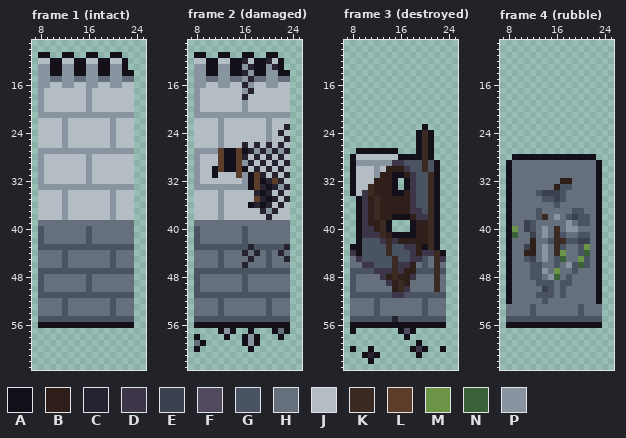
Edited in one commit: pixel-art file (art/structures/town_wall_north.aseprite). This is how it looked before the edit.
32x64 pixels, 4 frames. Colours within 5 levels of each other are drawn and written as one. Shown: frame 1 (intact): x 7..25, y 9..63; frame 2 (damaged): x 7..25, y 9..63; frame 3 (destroyed): x 7..25, y 9..63; frame 4 (rubble): x 7..25, y 9..63.
Palette (. is transparent): A #14101a  B #2e1f1a  C #26222f  D #3d3548  E #3c414f  F #524a5e  G #4a5361  H #66707d  J #b4bcc4  K #3b2a22  L #5c3d2a  M #6b9447  N #3b6138  P #8994a1
New version:
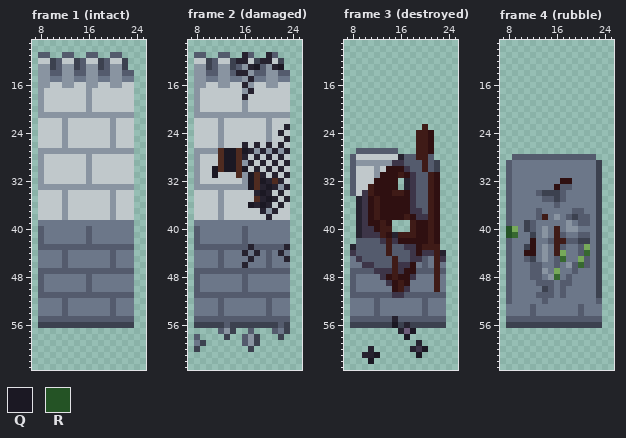
Colours new in this view: Q #1b1823  R #245325
The exact change:
@@ palette @@
-B #2e1f1a
+B #2f1011
-F #524a5e
+F #6c5c79
-G #4a5361
+G #545b6d
-H #66707d
+H #6c7789
-J #b4bcc4
+J #c0c8cb
-K #3b2a22
+K #3f1b17
-L #5c3d2a
+L #4f2b20
-M #6b9447
+M #77a95a
-N #3b6138
+N #376830
--- frame 1 (intact)
@@ x 7..25 @@
 10 ...................
-11 .AA..AA..AA..AA....
-12 .JJAAJJAAJJAAJJA...
-13 .PPAAPPAAPPAAPPA...
-14 .PPAAPPAAPPAAPPAA..
+11 .GG..GG..GG..GG....
+12 .JJEGJJEGJJEGJJE...
+13 .PPEGPPEGPPEGPPE...
+14 .PPGGPPGGPPGGPPGG..
 15 .PPHHPPHHPPHHPPHH..
@@ x 7..25 @@
 55 .GGGGGGGGGGGGGGGG..
-56 .AAAAAAAAAAAAAAAA..
+56 .EEEEEEEEEEEEEEEE..
 57 ...................
--- frame 2 (damaged)
@@ x 7..25 @@
 10 ...................
-11 .AA..AA..AA..AA....
-12 .JJAAJJAACJAACJA...
-13 .PPAAPPAAPCAAPCA...
-14 .PPAAPPAACPAAPPAA..
+11 .GG..GG..CG..CG....
+12 .JJEGJJECCJECCJE...
+13 .PPEGPPEGPCQGPCQ...
+14 .PPGGPPGCCPGGPPGG..
 15 .PPHHPPHHPCHHPPHH..
@@ x 7..25 @@
 26 .JJJJPJJJCJCJCJCJ..
-27 .PPPPLAALACPCPCPC..
-28 .PJJJLAALCJCJCJCJ..
-29 .PJJJLAALPCJCJCJC..
-30 .PJJALAALAJCJCJCJ..
-31 .PJJAJJJLPALCJCJC..
-32 .PJJJJJJJPALACLCJ..
-33 .PPPPPPPPPALCACPC..
-34 .JJJJPJJJJJCACJCJ..
-35 .JJJJPJJJJJLCACJC..
-36 .JJJJPJJJJACACJCJ..
+27 .PPPPLQQLQCPCPCPC..
+28 .PJJJLQQLCJCJCJCJ..
+29 .PJJJLQQLPCJCJCJC..
+30 .PJJQLQQLQJCJCJCJ..
+31 .PJJQJJJLPQLCJCJC..
+32 .PJJJJJJJPQLQCLCJ..
+33 .PPPPPPPPPQLCQCPC..
+34 .JJJJPJJJJJCQCJCJ..
+35 .JJJJPJJJJJLCQCJC..
+36 .JJJJPJJJJQCQCJCJ..
 37 .JJJJPJJJJJJCPCJJ..
@@ x 7..25 @@
 55 .GGGGGGGGGGGGGGGG..
-56 .AAAAAAAAAAAAAAAA..
-57 .....APA..A...AHA..
-58 .A....A..APA...A...
-59 .HA......APA.......
-60 .A........A........
+56 .EEEEEGEEEEEEEEGE..
+57 .....GPE..G...GHE..
+58 .G....E..GPE...E...
+59 .HE......GPE.......
+60 .E........E........
 61 ...................
--- frame 3 (destroyed)
@@ x 7..25 @@
 22 ...................
-23 .............A.....
-24 ............AKA....
-25 ............AKA....
-26 ............AKA....
-27 ..AAAAAAA...AKA....
-28 .AJJJJJJJAAAAKA....
-29 .APPPPPPDDGGGKGA...
-30 .AJJJPJBBBDGGKGA...
-31 .AJJJPBBAABDGGKA...
-32 .AJJJBBBA.ADGGKA...
-33 .AJJKBBBA.ADGGKA...
-34 .AJDKBBBAABDGGKA...
-35 ..ADBKBBBBBDGGKA...
-36 ..ADBKBBBBBDGGKA...
-37 ..ADBKBBBBBDDGKA...
-38 ..ADBKBBAAABDDKA...
-39 ..ADBBKA...ABBKA...
-40 ..ADDBKA...ABBKA...
-41 ..ADDDKBAAAABBKA...
-42 ..AGGGDKDBBBBBKA...
-43 .AAGGGGKGGDDBAKA...
-44 .DAGGGGKGGGDBDDKA..
+23 .............K.....
+24 ............KKB....
+25 ............KKB....
+26 ............KKB....
+27 ..GGGGGGG...KKB....
+28 .GJJJJJJJCGGKKG....
+29 .GPPPPPPDDGGGKGE...
+30 .GJJJPJBBBDGGKGE...
+31 .GJJJPBBBKBDGGKB...
+32 .GJJJBBBB.CDGGKB...
+33 .GJJKBBBB.CDGGKB...
+34 .GJDKBBBKKBDGGKB...
+35 ..CDBKBBBBBDGGKB...
+36 ..CDBKBBBBBDGGKB...
+37 ..CDBKBBBBBDDGKB...
+38 ..CDBKBBBBKBDDKB...
+39 ..CDBBKB...KBBKB...
+40 ..CDDBKK...KBBKB...
+41 ..CDDDKBCKKKBBKB...
+42 ..GGGGDKDBBBBBKB...
+43 .CGGGGGKGGDDBKKK...
+44 .DGGGGGKGGGDBDDKC..
 45 .HDGGGGGKGGDDGHKD..
@@ x 7..25 @@
 55 .GGGGGGGCGGGGGGGG..
-56 .AAAAAAAAAAAAAAAA..
-57 .A.......AFA.......
-58 ..........A........
-59 ............A......
-60 .A..A......ADA..A..
-61 ...ACA......A......
-62 ....A..............
+56 .EEEEEEEQECEEEEEE..
+57 .........CFQ.......
+58 ..........Q........
+59 ............C......
+60 ....C......CDQ.....
+61 ...CCQ......Q......
+62 ....Q..............
 63 ...................
--- frame 4 (rubble)
@@ x 7..25 @@
 27 ...................
-28 ..AAAAAAAAAAAAAA...
-29 .AHHHHHHHHHHHHHHA..
-30 .AHHHHHHHHHHHHHHA..
-31 .AHHHHHHHHHHHHHHA..
-32 .AHHHHHHHHBBHHHHA..
-33 .AHHHHHHHBGGHHHHA..
-34 .AHHHHGEEEGHHHHHA..
-35 .AHHHHHGGEGHHHHHA..
-36 .AHHHHHHHGHHHHHHA..
-37 .AHHHHGHHHHHGGHHA..
-38 .AHHHHGKHPHGEGGHA..
-39 .AHHEGHHHHHPHGGHA..
-40 .AMHEGHPHKHPPHHHA..
-41 .ANHHEHPHKGHHGGHA..
-42 .AHHHBHHGKKGGEEHA..
-43 .AHHEBHPHKGHHGMHA..
-44 .AHHBBHPHKMHHGNHA..
-45 .AHHGEHPHGNHHMGHA..
-46 .AHHHGGHHGHPGNGHA..
-47 .AHHHGGPHMHHGHHHA..
-48 .AHHHGGHPNHGHHHHA..
-49 .AHHHHGGGHGGHHHHA..
-50 .AHHHHHEGHGHHHHHA..
-51 .AHHHHGGGHGHHHHHA..
-52 .AHHHHHGHHHHHHHHA..
+28 ..GGGGGGGGGGGGGG...
+29 .GHHHHHHHHHHHHHHE..
+30 .GHHHHHHHHHHHHHHE..
+31 .GHHHHHHHHHHHHHHE..
+32 .GHHHHHHHHBBHHHHE..
+33 .GHHHHHHHBGGHHHHE..
+34 .GHHHHGEEEGHHHHHE..
+35 .GHHHHHGGEGHHHHHE..
+36 .GHHHHHHHGHHHHHHE..
+37 .GHHHHGHHHHHGGHHE..
+38 .GHHHHGKHPHGEGGHE..
+39 .GHHEGHHHHHPHGGHE..
+40 .RMHEGHPHKHPPHHHE..
+41 .RNHHEHPHKGHHGGHE..
+42 .GHHHBHHGKKGGEEHE..
+43 .GHHEBHPHKGHHGMHE..
+44 .GHHBBHPHKMHHGNHE..
+45 .GHHGEHPHGNHHMGHE..
+46 .GHHHGGHHGHPGNGHE..
+47 .GHHHGGPHMHHGHHHE..
+48 .GHHHGGHPNHGHHHHE..
+49 .GHHHHGGGHGGHHHHE..
+50 .GHHHHHEGHGHHHHHE..
+51 .GHHHHGGGHGHHHHHE..
+52 .GHHHHHGHHHHHHHHG..
 53 .HHHHGHHHHHHHGHHH..
@@ x 7..25 @@
 55 .GGGGGGGGGGGGGGGG..
-56 .AAAAAAAAAAAAAAAA..
+56 .EEEEEEEEEEEEEEEE..
 57 ...................
